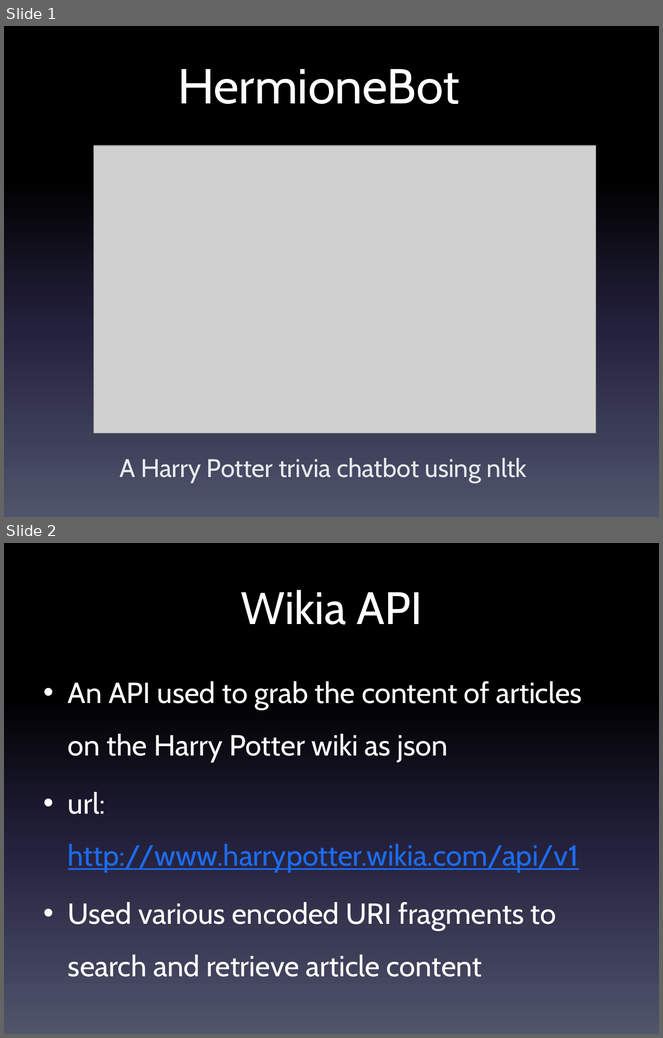
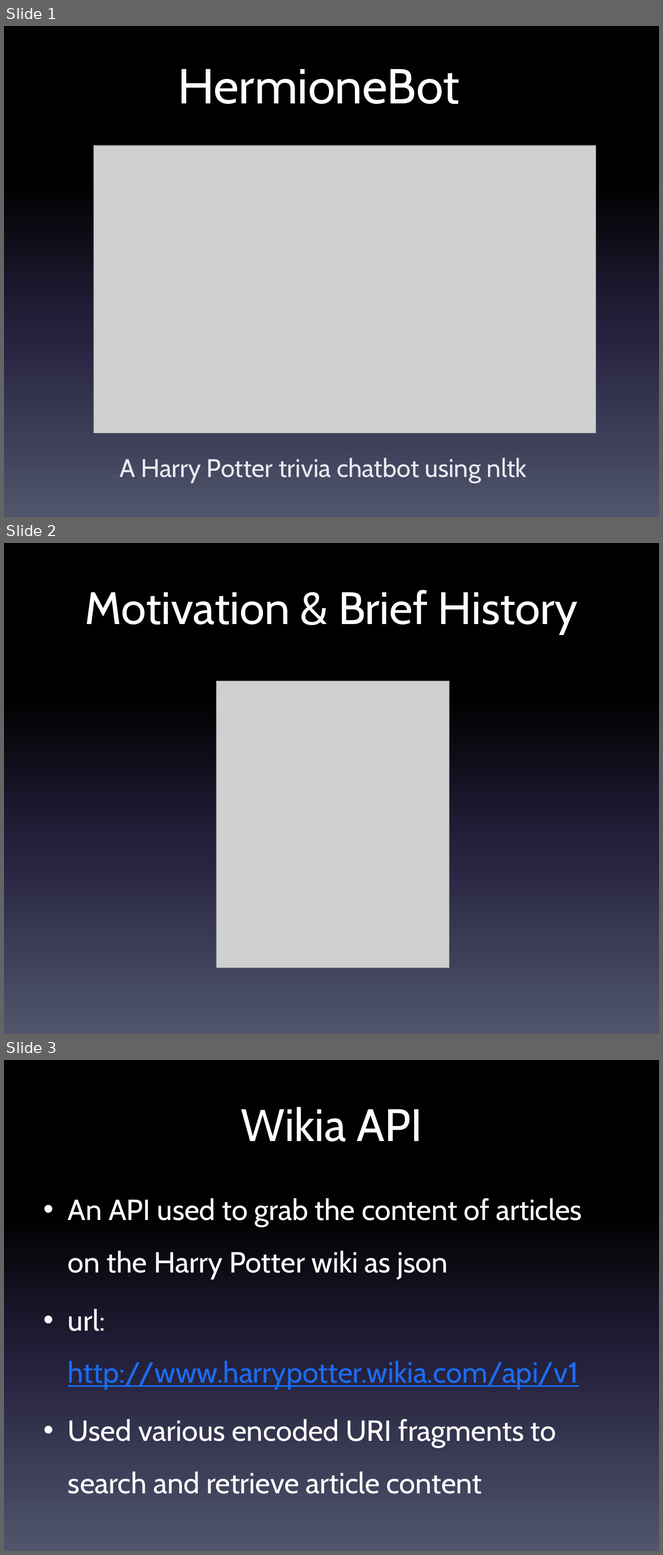
Before and after one commit to Arijit-Basu/HermioneBot, a slide deck: HermioneBot.pptx. Shown one above the other, each under a label of ours: slides 1 and 2 before the commit, slides 1, 2 and 3 after it. The pictures are 663x1038 and 663x1555 pixels, drawn with LibreOffice and Linux fonts; fonts in the diff are those of the drawing; grey boxes stand for pictures. Boxes give left, top, right and bottom in pixels: in the first picture for what was removed or moved away, otherwise in the second. Text is boxed around its words. In the diff, an @@ line names an element or a change of style, - is before the commit and + after.

```diff
--- a/HermioneBot.pptx
+++ b/HermioneBot.pptx
@@ slide 2 added at (4,543,659,1034), background gradient #000000 to #24213E to #51566D @@
@@ title added at (85,590,578,634), 50 pt, text #FFFFFF @@
+Motivation & Brief History
@@ picture added at (216,681,450,967) @@
@@ what was slide 2 is now slide 3 @@
```
Also in this commit, not shown: 4 slides changed, 4 other files.
